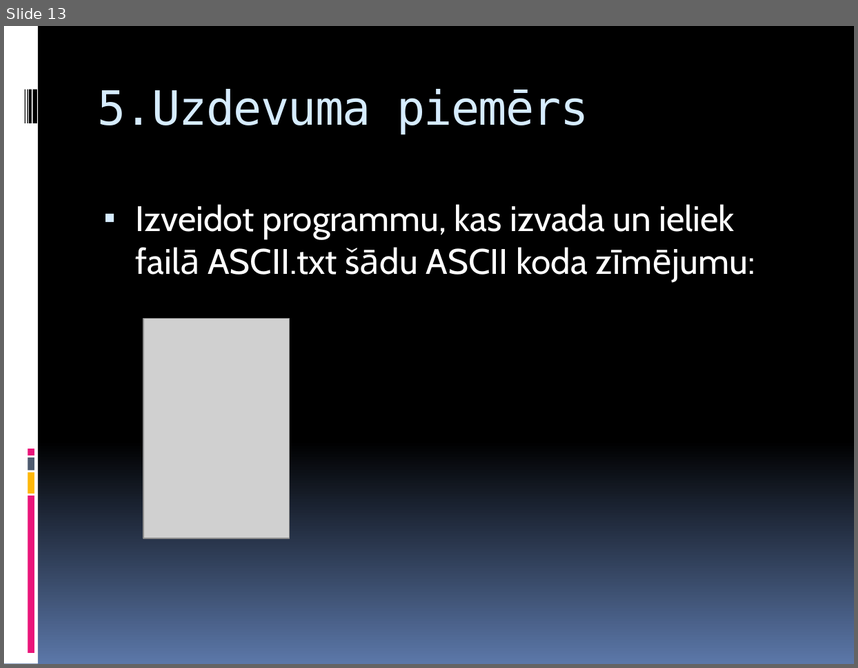
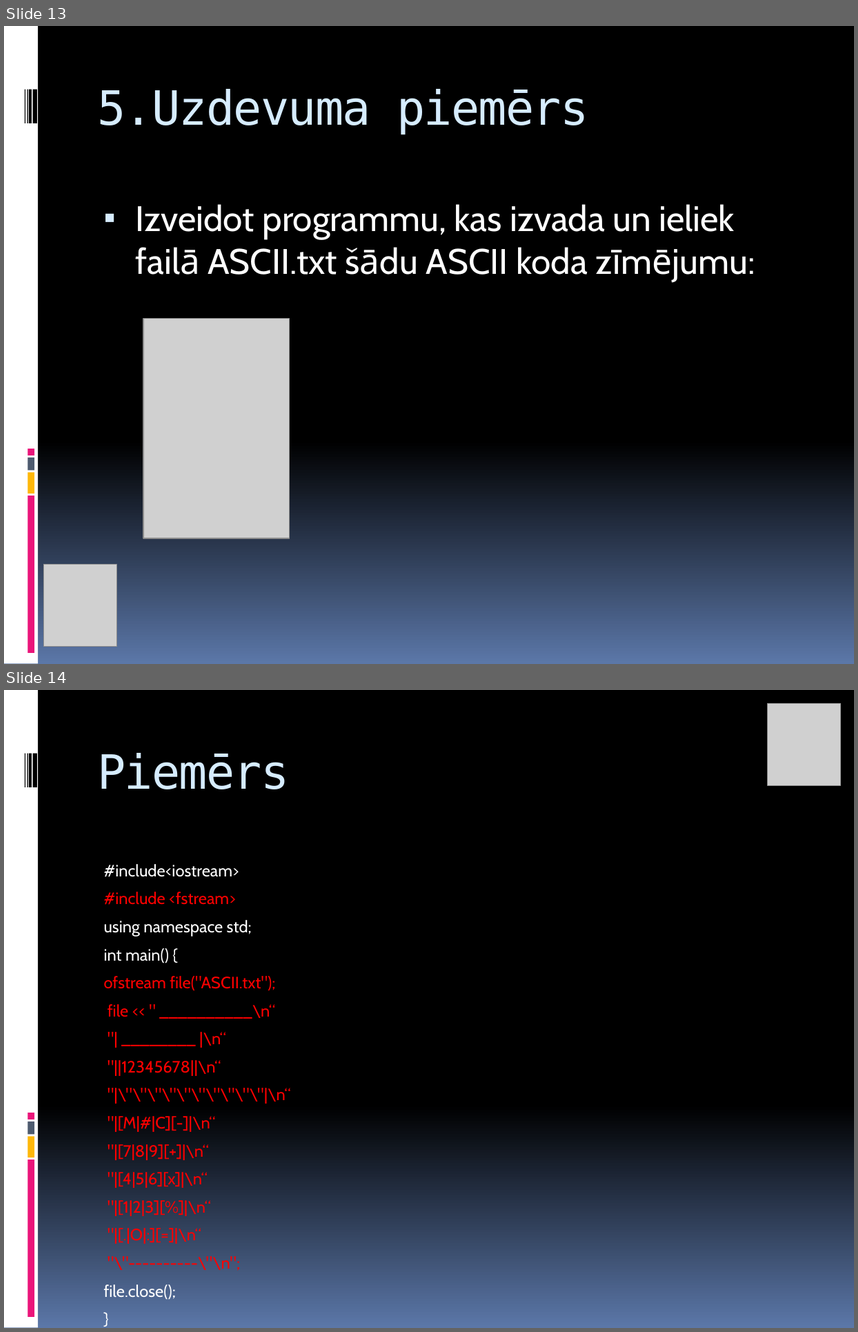
Before and after one commit to pulkitisRenars/eksamensLVT, a slide deck: Teksta datnes informatīvais materiāls.pptx. Shown one above the other, each under a label of ours: slide 13 before the commit, slides 13 and 14 after it. The pictures are 858x668 and 858x1332 pixels, drawn with LibreOffice and Linux fonts; fonts in the diff are those of the drawing; grey boxes stand for pictures. Boxes give left, top, right and bottom in pixels: in the first picture for what was removed or moved away, otherwise in the second. Text is boxed around its words. In the diff, an @@ line names an element or a change of style, - is before the commit and + after.

```diff
--- a/Teksta datnes informatīvais materiāls.pptx
+++ b/Teksta datnes informatīvais materiāls.pptx
@@ slide 14 added at (4,690,854,1328), background gradient #000000 to #5B77A8; not listed: 9 template elements that a slide beside it also shows @@
@@ picture added at (767,704,840,786) @@
@@ title added at (97,753,289,789), 40 pt, text #D6ECFF @@
+Piemērs
@@ text added at (104,864,291,1270), 13.9 pt, text #FF0000 @@
+#include<iostream>
+#include <fstream>
+using namespace std;
+int main() {
+ofstream file("ASCII.txt");
+file << " __________\n“
+"| ________ |\n“
+"||12345678||\n“
+"|\"\"\"\"\"\"\"\"\"\"|\n“
+"|[M|#|C][-]|\n“
+"|[7|8|9][+]|\n“
+"|[4|5|6][x]|\n“
+"|[1|2|3][%]|\n“
+"|[.|O|:][=]|\n“
+"\"----------\"\n";
+file.close();
+}
@@ slide 13 changed as well @@
@@ picture added at (44,564,117,646) @@
```
Also in this commit, not shown: 9 other slides changed, 4 other slides added, 5 slides removed, 1 other file.
